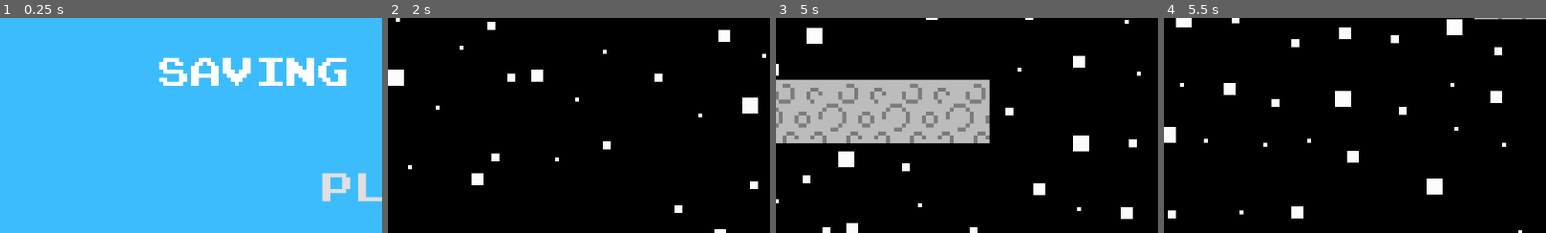
Above: before the commit, frames 1-4 (left to right).
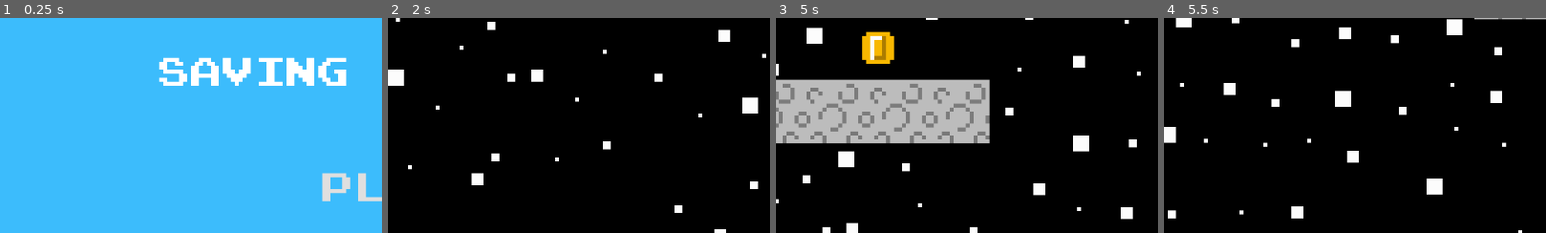
Above: after the commit, the same moments.

Repository: Dexter-Goater/game
Game: Godot game, scene res://main_menu.tscn
The game is run twice, just before and just after one commit, with the same random seed, the same clock (stepped at 60 frames per second) and the same inputs.
Inputs (mouse positions are % of the whole screen's width and height, from its top left):
- Up to frame 1 (0.25 s): no input
- Up to frame 2 (2 s): click "play" at 0.5 s; click (27, 15) at 1.25 s
- Up to frame 3 (5 s): tap Enter (ui_accept) at 2, 2.27, 3.02, 4.52 s; hold Right (ui_right) 2.03-3.53 s; tap Space (dash) every 0.75 s from 2.1 to 4.35 s; hold Left (ui_left) 3.53-4.28 s; hold Right (ui_right) from 4.28 s (still down)
- Up to frame 4 (5.5 s): keep holding Right (ui_right); tap Space (dash) at 5.1 s; tap Enter (ui_accept) at 5.27 s
The pictures show only the part of the screen within x 0-50%, y 0-50%; the shares and areas given below are measured in that part.

Frames 1-2 are identical in both runs. In frame 3, 1.2% of the frame differs, in the area x 22-31%, y 6-22%; in frame 4, nothing differs.

Commit message:
added coins

Diff:
--- a/Area2D.gd
+++ /dev/null
@@ -1,11 +0,0 @@
-extends Area2D
-
-
-# Called when the node enters the scene tree for the first time.
-func _ready():
-	pass # Replace with function body.
-
-
-# Called every frame. 'delta' is the elapsed time since the previous frame.
-func _process(delta):
-	pass
--- /dev/null
+++ b/coin.gd
@@ -0,0 +1,10 @@
+extends Area2D
+
+
+
+
+func _on_body_entered(body):
+	if body.name == "player":
+		GlobalVar.coin += 1
+		queue_free()
+		print(GlobalVar.coin)
--- /dev/null
+++ b/coin.tscn
@@ -0,0 +1,16 @@
+[gd_scene load_steps=4 format=3 uid="uid://bis552n6u0hx4"]
+
+[ext_resource type="Script" path="res://coin.gd" id="1_2qyx6"]
+[ext_resource type="Texture2D" uid="uid://csx854stxhs6e" path="res://coin.png" id="1_r2p8x"]
+
+[sub_resource type="CircleShape2D" id="CircleShape2D_deqcd"]
+radius = 5.0
+
+[node name="coin" type="Area2D"]
+script = ExtResource("1_2qyx6")
+
+[node name="Sprite2D" type="Sprite2D" parent="."]
+texture = ExtResource("1_r2p8x")
+
+[node name="CollisionShape2D" type="CollisionShape2D" parent="."]
+shape = SubResource("CircleShape2D_deqcd")
--- /dev/null
+++ b/global_var.gd
@@ -0,0 +1,3 @@
+extends Node
+
+var coin = 0
--- a/moon.tscn
+++ b/moon.tscn
@@ -6,6 +6,9 @@
 [ext_resource type="PackedScene" uid="uid://b010ufxk85m8t" path="res://oxygen.tscn" id="3_vbgni"]
 [ext_resource type="Texture2D" uid="uid://df008s1cpy1tb" path="res://Moon_background.png" id="4_e2y3l"]
 [ext_resource type="PackedScene" uid="uid://dndbmo3yb0vw3" path="res://enemy.tscn" id="5_2g4c3"]
+[ext_resource type="PackedScene" uid="uid://bis552n6u0hx4" path="res://coin.tscn" id="7_8f57x"]
+[ext_resource type="PackedScene" uid="uid://b7xiecdwgq3q0" path="res://ship.tscn" id="8_5ux5s"]
+[ext_resource type="Script" path="res://ship.gd" id="9_i82w4"]
 
 [sub_resource type="TileSetAtlasSource" id="TileSetAtlasSource_dldx0"]
 texture = ExtResource("1_0ij4t")
@@ -63,3 +66,14 @@
 tile_set = SubResource("TileSet_byshw")
 format = 2
 layer_0/tile_data = PackedInt32Array(-131079, 0, 0, -196603, 0, 0, -196592, 0, 0, -196580, 0, 0, -196572, 0, 0, -196563 …(715 unchanged characters)…
+
+[node name="coin" parent="." instance=ExtResource("7_8f57x")]
+position = Vector2(-28, -104)
+
+[node name="ship" parent="." instance=ExtResource("8_5ux5s")]
+position = Vector2(912, -13)
+script = ExtResource("9_i82w4")
+
+[connection signal="body_entered" from="coin" to="player" method="_on_coin_body_entered"]
+[connection signal="body_entered" from="coin" to="coin" method="_on_body_entered"]
+[connection signal="body_entered" from="ship" to="ship" method="_on_body_entered"]
--- a/project.godot
+++ b/project.godot
@@ -18,6 +18,7 @@
 [autoload]
 
 MapData="*res://map_data.gd"
+GlobalVar="*res://global_var.gd"
 
 [display]
 
--- /dev/null
+++ b/ship.gd
@@ -0,0 +1,9 @@
+extends Area2D
+
+
+
+
+
+func _on_body_entered(body):
+	if body.name == "player":
+		get_tree().change_scene_to_file("res://level_select.tscn")
--- /dev/null
+++ b/ship.tscn
@@ -0,0 +1,30 @@
+[gd_scene load_steps=5 format=3 uid="uid://b7xiecdwgq3q0"]
+
+[ext_resource type="Texture2D" uid="uid://vie8802k55ky" path="res://alien ship.png" id="1_dvm8h"]
+
+[sub_resource type="RectangleShape2D" id="RectangleShape2D_h6eh1"]
+size = Vector2(30, 28)
+
+[sub_resource type="AtlasTexture" id="AtlasTexture_4xuds"]
+atlas = ExtResource("1_dvm8h")
+region = Rect2(0, 0, 32, 32)
+
+[sub_resource type="SpriteFrames" id="SpriteFrames_wxrpf"]
+animations = [{
+"frames": [{
+"duration": 1.0,
+"texture": SubResource("AtlasTexture_4xuds")
+}],
+"loop": true,
+"name": &"default",
+"speed": 5.0
+}]
+
+[node name="ship" type="Area2D"]
+
+[node name="CollisionShape2D" type="CollisionShape2D" parent="."]
+position = Vector2(0, -1)
+shape = SubResource("RectangleShape2D_h6eh1")
+
+[node name="AnimatedSprite2D" type="AnimatedSprite2D" parent="."]
+sprite_frames = SubResource("SpriteFrames_wxrpf")
Not shown: 1 places in moon.tscn that only renumber resources
